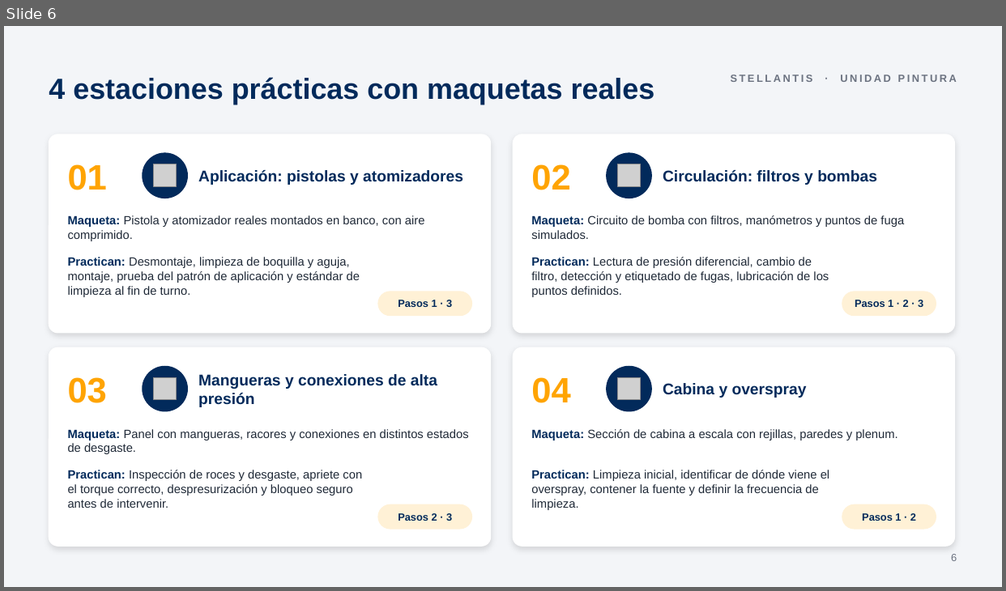
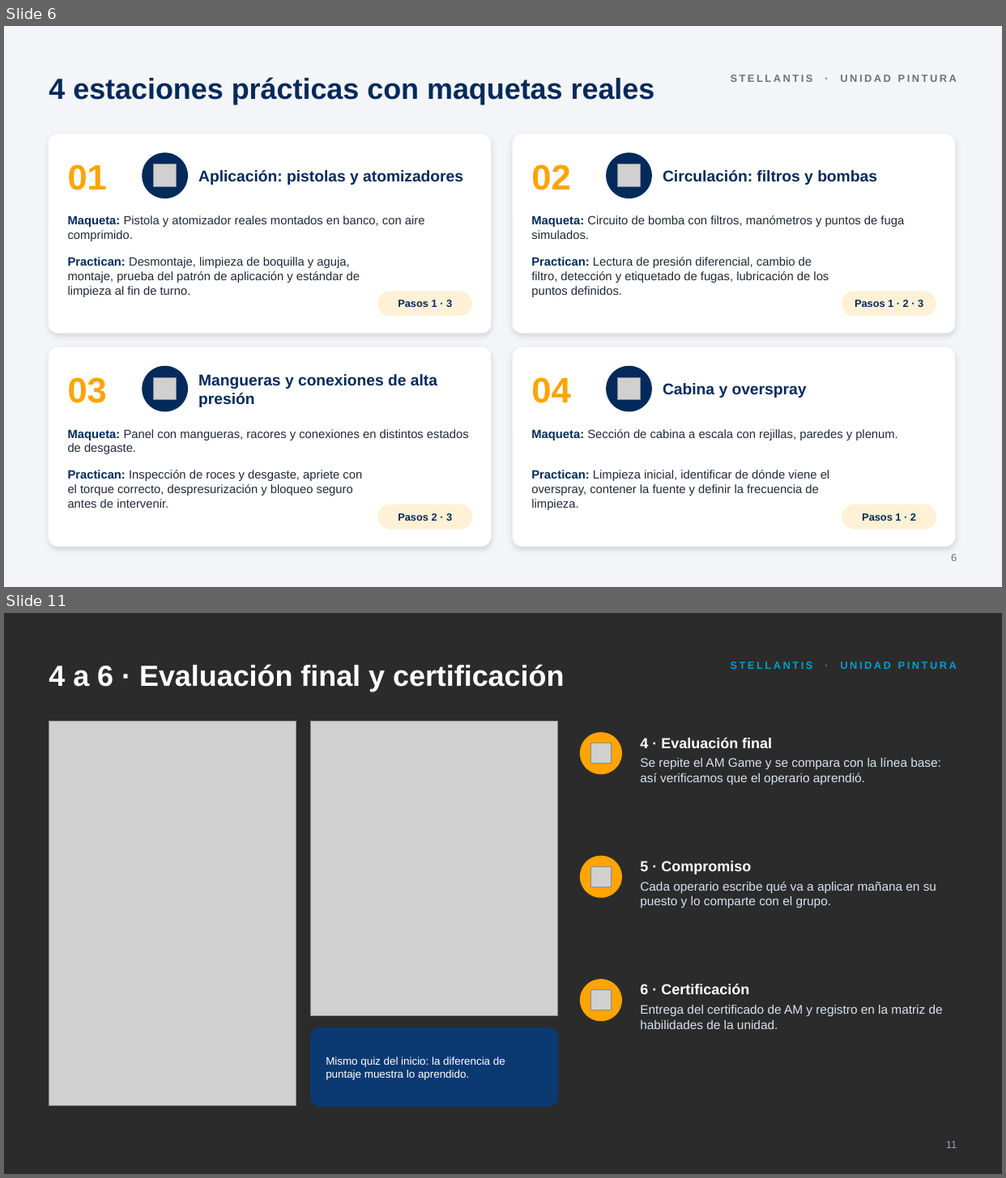
Before and after one commit to julianhonorato07-sys/trazabilidad-cronos, a slide deck: docs/Dojo_AM_Unidad_Pintura.pptx. Shown one above the other, each under a label of ours: slide 6 before the commit, slides 6 and 11 after it; the slides between them are not shown. The pictures are 1006x591 and 1006x1178 pixels, drawn with LibreOffice and Linux fonts; fonts in the diff are those of the drawing; grey boxes stand for pictures; background and template pictures are left out; a plain dark background stands for a picture behind light text. Boxes give left, top, right and bottom in pixels: in the first picture for what was removed or moved away, otherwise in the second. Text is boxed around its words. In the diff, an @@ line names an element or a change of style, - is before the commit and + after.

```diff
--- a/docs/Dojo_AM_Unidad_Pintura.pptx
+++ b/docs/Dojo_AM_Unidad_Pintura.pptx
@@ slide 11 added at box(4, 613, 1002, 1174), background picture (left out) @@
@@ text added at box(49, 664, 564, 692), 28 pt, text #FFFFFF, bold @@
+4 a 6 · Evaluación final y certificación
@@ text added at box(731, 662, 957, 669), 10 pt, text #079CCE, bold @@
+STELLANTIS · UNIDAD PINTURA
@@ picture added at box(49, 722, 296, 1106) @@
@@ picture added at box(311, 722, 558, 1016) @@
@@ ellipse added at box(581, 733, 621, 774), fill #FFA403, outline #FFA403 1 pt @@
@@ picture added at box(591, 743, 612, 764) @@
@@ text added at box(640, 738, 772, 748), 14 pt, text #FFFFFF, bold @@
+4 · Evaluación final
@@ text added at box(640, 757, 941, 785), 12 pt, text #D6E2F0 @@
+Se repite el AM Game y se compara con la línea base: así verificamos que el operario aprendió.
@@ ellipse added at box(581, 856, 621, 897), fill #FFA403, outline #FFA403 1 pt @@
@@ picture added at box(591, 867, 612, 888) @@
@@ text added at box(640, 861, 751, 875), 14 pt, text #FFFFFF, bold @@
+5 · Compromiso
@@ text added at box(640, 881, 936, 908), 12 pt, text #D6E2F0 @@
+Cada operario escribe qué va a aplicar mañana en su puesto y lo comparte con el grupo.
@@ ellipse added at box(581, 980, 621, 1021), fill #FFA403, outline #FFA403 1 pt @@
@@ picture added at box(591, 990, 612, 1012) @@
@@ text added at box(640, 984, 749, 995), 14 pt, text #FFFFFF, bold @@
+6 · Certificación
@@ text added at box(640, 1005, 943, 1029), 12 pt, text #D6E2F0 @@
+Entrega del certificado de AM y registro en la matriz de habilidades de la unidad.
@@ rounded rectangle added at box(311, 1029, 558, 1106), fill #0B3A73, outline #0B3A73 1 pt @@
@@ text added at box(326, 1057, 505, 1080), 10.5 pt, text #FFFFFF @@
+Mismo quiz del inicio: la diferencia de puntaje muestra lo aprendido.
@@ text added at box(946, 1141, 957, 1148), 10 pt, text #8FA3BF @@
+11
```
Also in this commit, not shown: 3 slides changed, 3 other slides added, 6 slides removed.
